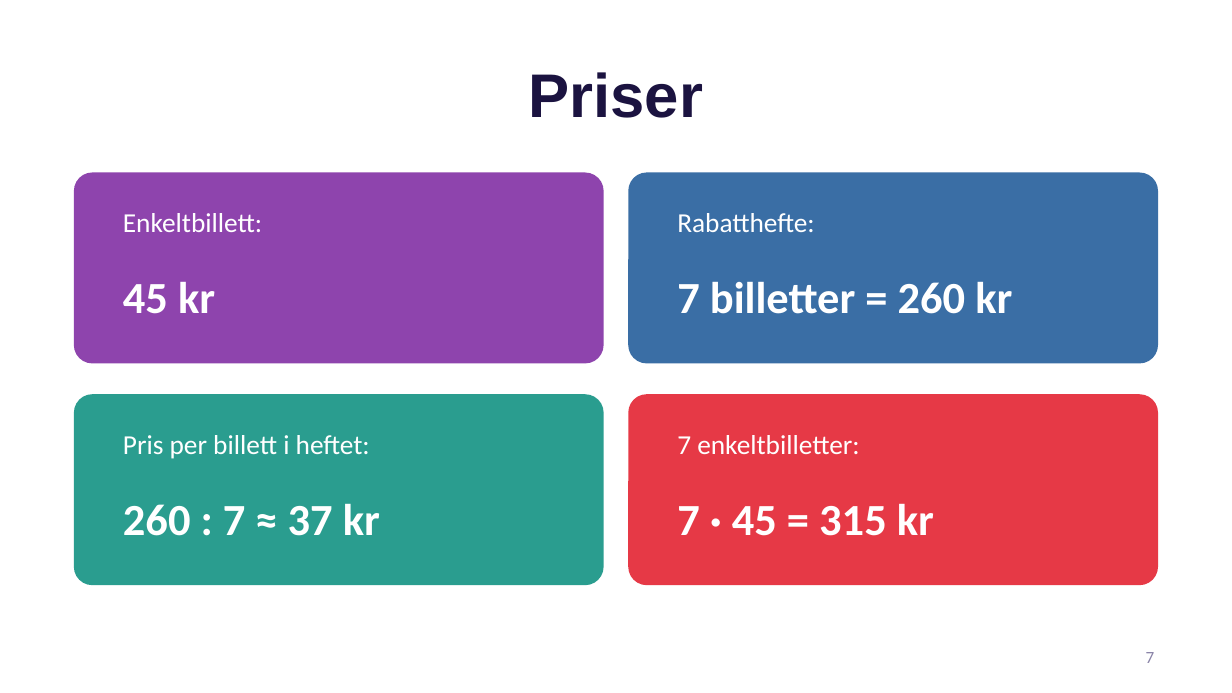
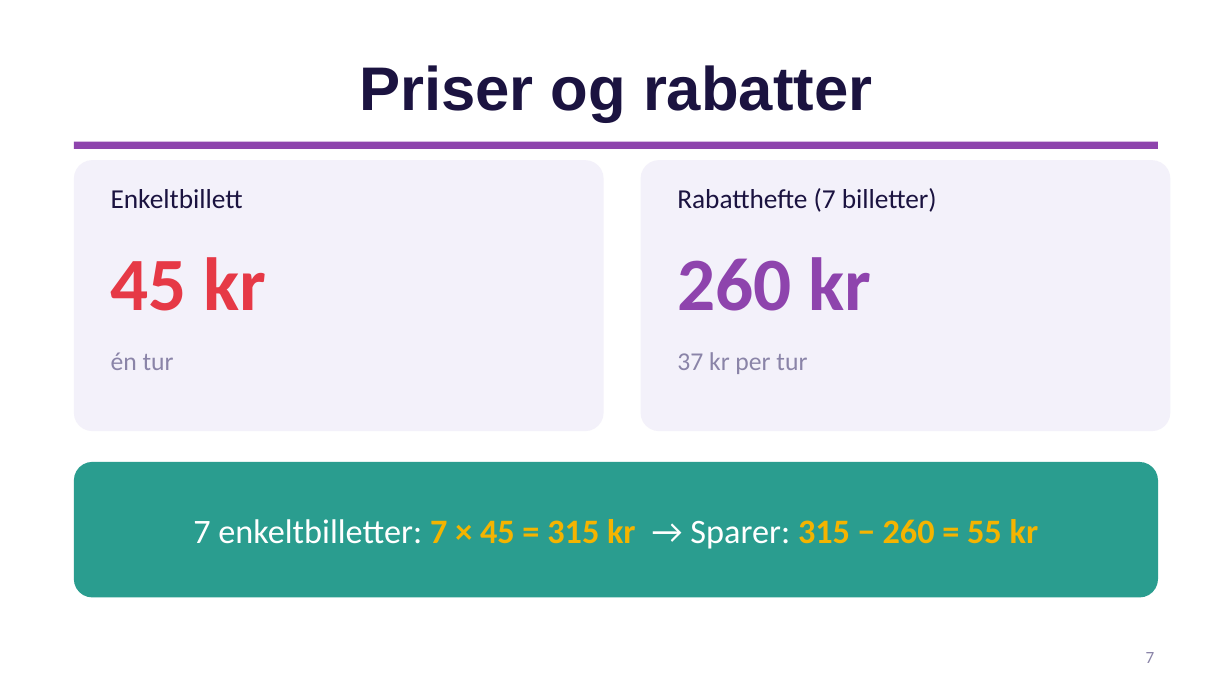
Before and after one commit to Cheatbaron/wizoxclientcloutai, a slide deck: slide 7 of Matematikk.pptx. Drawn at 1232x693 pixels with LibreOffice and Linux fonts; fonts in the diff are those of the drawing. Boxes give left, top, right and bottom in pixels: in the first picture for what was removed or moved away, otherwise in the second. Text is boxed around its words. In the diff, an @@ line names an element or a change of style, - is before the commit and + after.

```diff
--- a/Matematikk.pptx
+++ b/Matematikk.pptx
@@ title at [359, 65, 872, 122]: text changed @@
-Priser
+Priser og rabatter
@@ rectangle added at [74, 142, 1158, 149], fill #8E44AD @@
@@ rounded rectangle: place and size @@
-rounded rectangle at [74, 172, 604, 363]
+rounded rectangle at [74, 160, 604, 431]
@@ rounded rectangle at [74, 160, 604, 431]: fill #8E44AD to #F3F1FA; proportions changed @@
@@ rounded rectangle: place and size @@
-rounded rectangle at [628, 172, 1158, 363]
+rounded rectangle at [641, 160, 1170, 431]
@@ rounded rectangle at [641, 160, 1170, 431]: fill #3A6EA5 to #F3F1FA; proportions changed @@
@@ text at [111, 189, 243, 208]: text changed; text colour #FFFFFF to #1B1340 @@
-Enkeltbillett:
+Enkeltbillett
@@ text at [677, 188, 937, 212]: text changed; text colour #FFFFFF to #1B1340 @@
-Rabatthefte:
+Rabatthefte (7 billetter)
@@ text "45 kr": place and size @@
-text "45 kr" at [123, 282, 215, 314]
+text "45 kr" at [111, 257, 267, 311]
@@ text "45 kr" at [111, 257, 267, 311]: size 26 to 44 pt, text colour #FFFFFF to #E63946 @@
@@ text at [677, 257, 872, 311]: text changed; size 26 to 44 pt; text colour #FFFFFF to #8E44AD @@
-7 billetter = 260 kr
+260 kr
@@ text added at [111, 352, 174, 370], 15 pt, text #8A84A8 @@
+én tur
@@ text at [677, 352, 807, 374]: text changed; size 26 to 15 pt; text colour #FFFFFF to #8A84A8; bold off @@
-260 : 7 ≈ 37 kr
+37 kr per tur
@@ rounded rectangle removed at [74, 394, 604, 585] @@
@@ text removed at [123, 435, 370, 459] @@
-Pris per billett i heftet:
@@ rounded rectangle: place and size @@
-rounded rectangle at [628, 394, 1158, 585]
+rounded rectangle at [74, 462, 1158, 598]
@@ rounded rectangle at [74, 462, 1158, 598]: fill #E63946 to #2A9D8F; proportions changed @@
@@ text removed at [677, 504, 934, 536] @@
-7 · 45 = 315 kr
@@ text at [193, 519, 1039, 549]: text changed; size 16 to 20 pt @@
-7 enkeltbilletter:
+7 enkeltbilletter: 7 × 45 = 315 kr → Sparer: 315 − 260 = 55 kr
```
Also in this commit, not shown: 4 other slides changed, 5 slides added, 2 slides removed.
